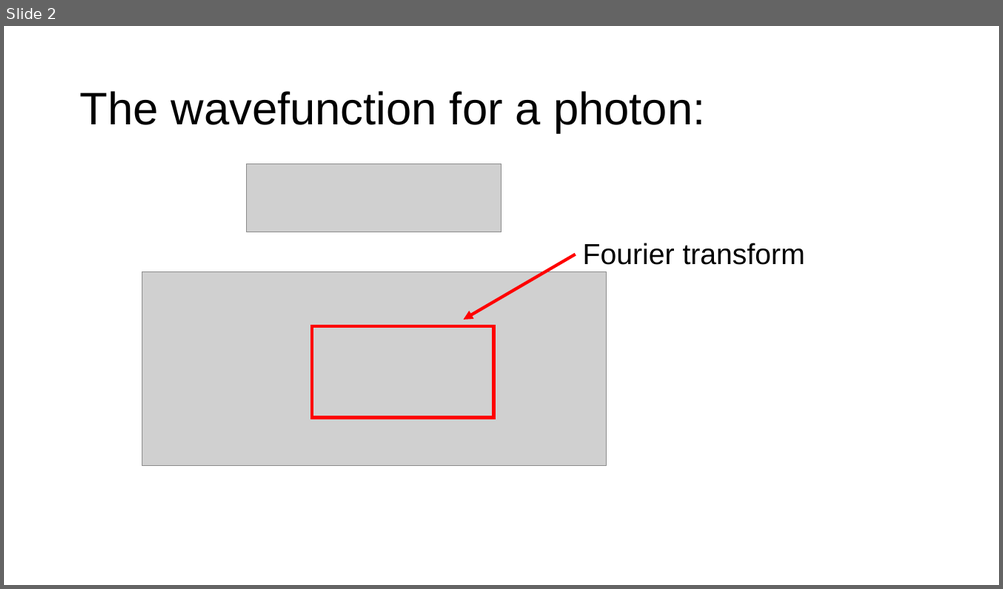
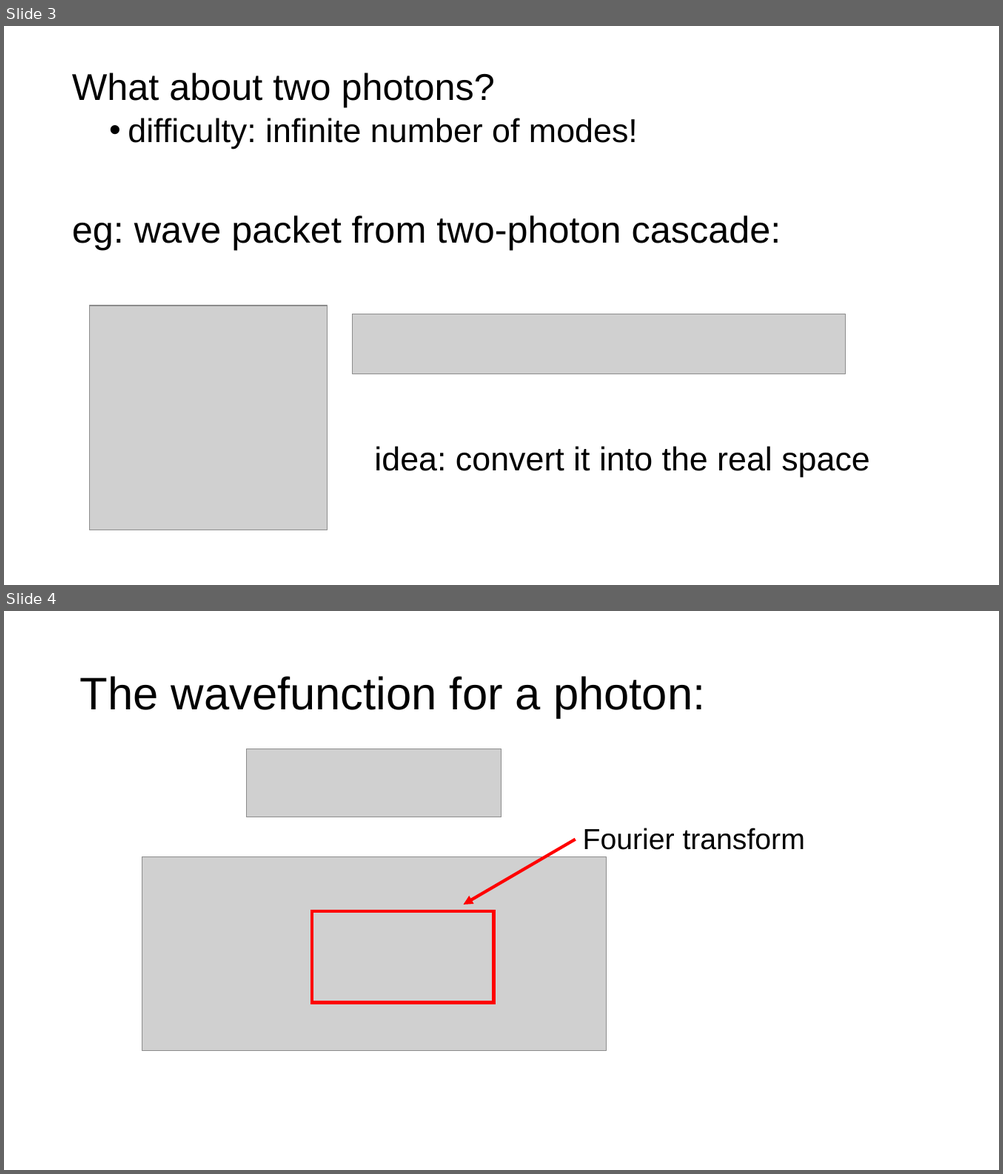
Before and after one commit to youjieyu888/entangle-cascade, a slide deck: New Microsoft PowerPoint Presentation.pptx. Shown one above the other, each under a label of ours: slide 2 before the commit, slides 3 and 4 after it. The pictures are 1003x589 and 1003x1174 pixels, drawn with LibreOffice and Linux fonts; fonts in the diff are those of the drawing; grey boxes stand for pictures. Boxes give left, top, right and bottom in pixels: in the first picture for what was removed or moved away, otherwise in the second. Text is boxed around its words. In the diff, an @@ line names an element or a change of style, - is before the commit and + after.

```diff
--- a/New Microsoft PowerPoint Presentation.pptx
+++ b/New Microsoft PowerPoint Presentation.pptx
@@ slide 3 added at (4,26,999,585), background #FFFFFF @@
@@ text added at (72,73,781,250), 36 pt, text #000000 @@
+What about two photons?
+  • difficulty: infinite number of modes!
+eg: wave packet from two-photon cascade:
@@ picture added at (89,306,327,531) @@
@@ picture added at (353,314,845,374) @@
@@ text added at (374,446,870,477), 32 pt, text #000000 @@
+idea: convert it into the real space
@@ what was slide 2 is now slide 4 @@
```
Also in this commit, not shown: 3 slides changed, 7 other slides added, 2 slides removed, 8 other files.
